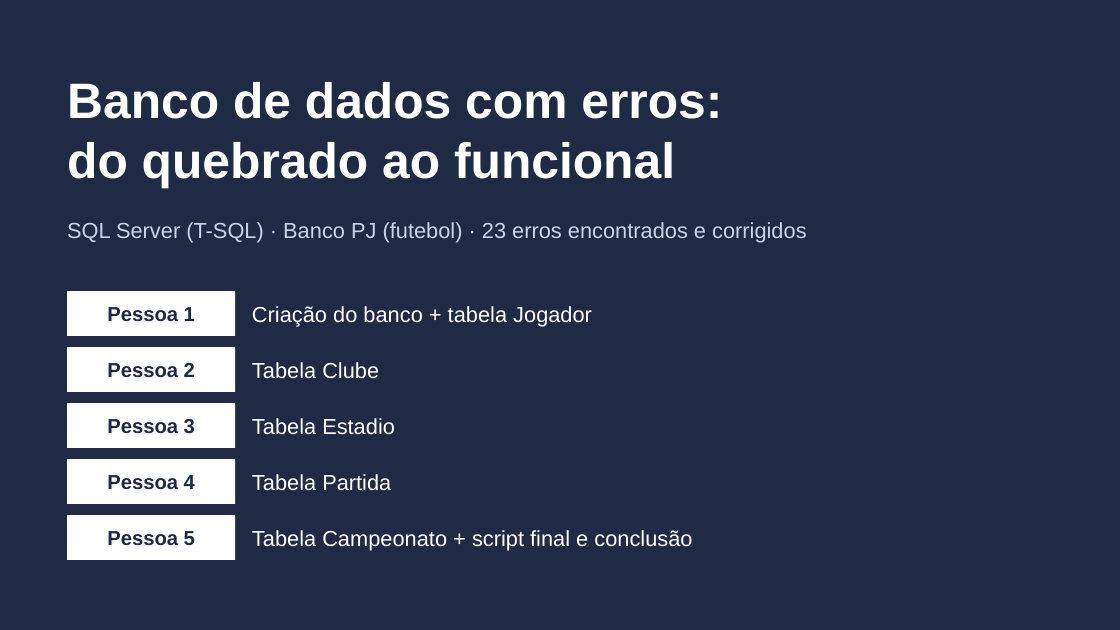
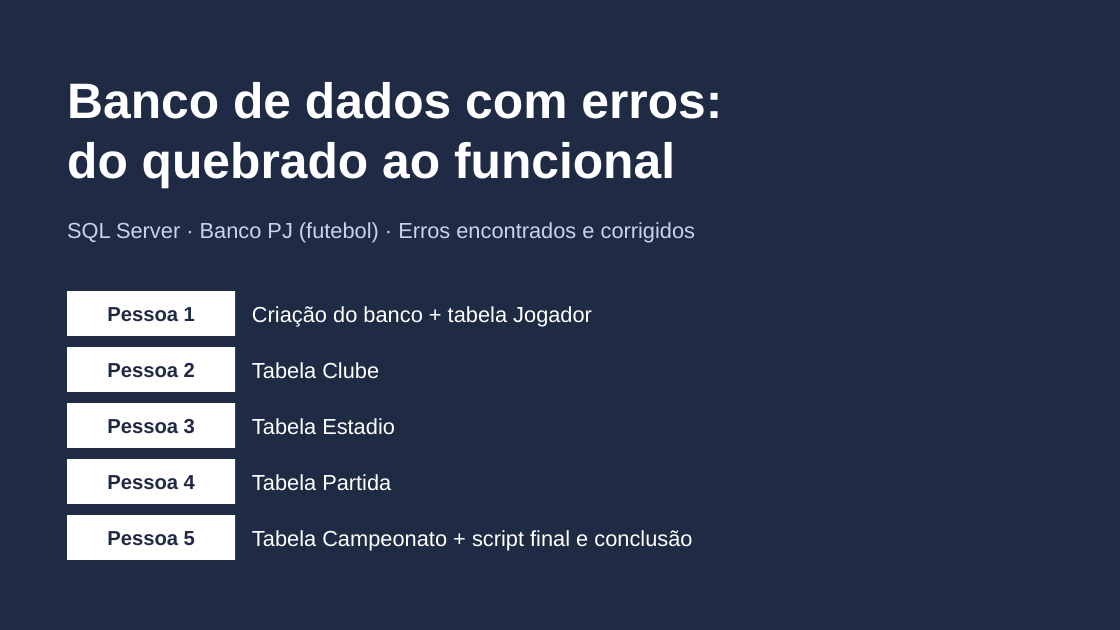
Before and after one commit to VinicinNTC/Banco_BAD, a slide deck: slide 1 of Test1_Apresentacao_SQL.pptx. Drawn at 1120x630 pixels with LibreOffice and Linux fonts; fonts in the diff are those of the drawing. Boxes give left, top, right and bottom in pixels: in the first picture for what was removed or moved away, otherwise in the second. Text is boxed around its words. In the diff, an @@ line names an element or a change of style, - is before the commit and + after.

```diff
--- a/Test1_Apresentacao_SQL.pptx
+++ b/Test1_Apresentacao_SQL.pptx
@@ text at (x1=67, y1=222, x2=696, y2=243): text changed @@
-SQL Server (T-SQL) · Banco PJ (futebol) · 23 erros encontrados e corrigidos
+SQL Server · Banco PJ (futebol) · Erros encontrados e corrigidos
```
Also in this commit, not shown: 6 other slides changed, 4 other files.
